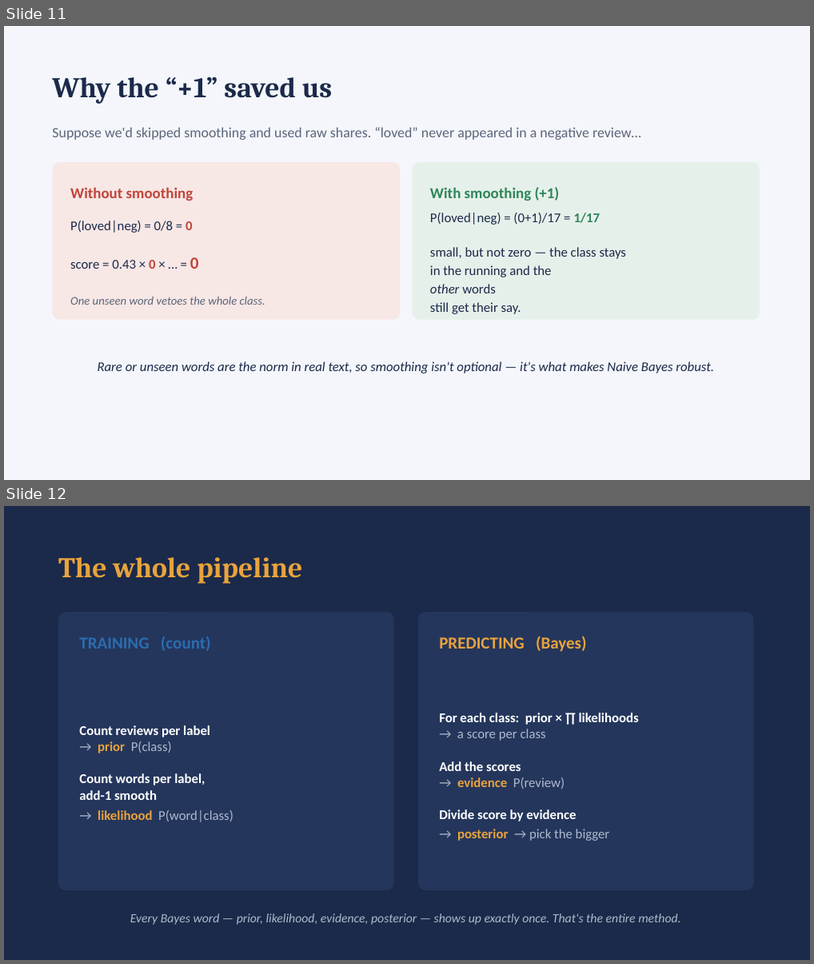
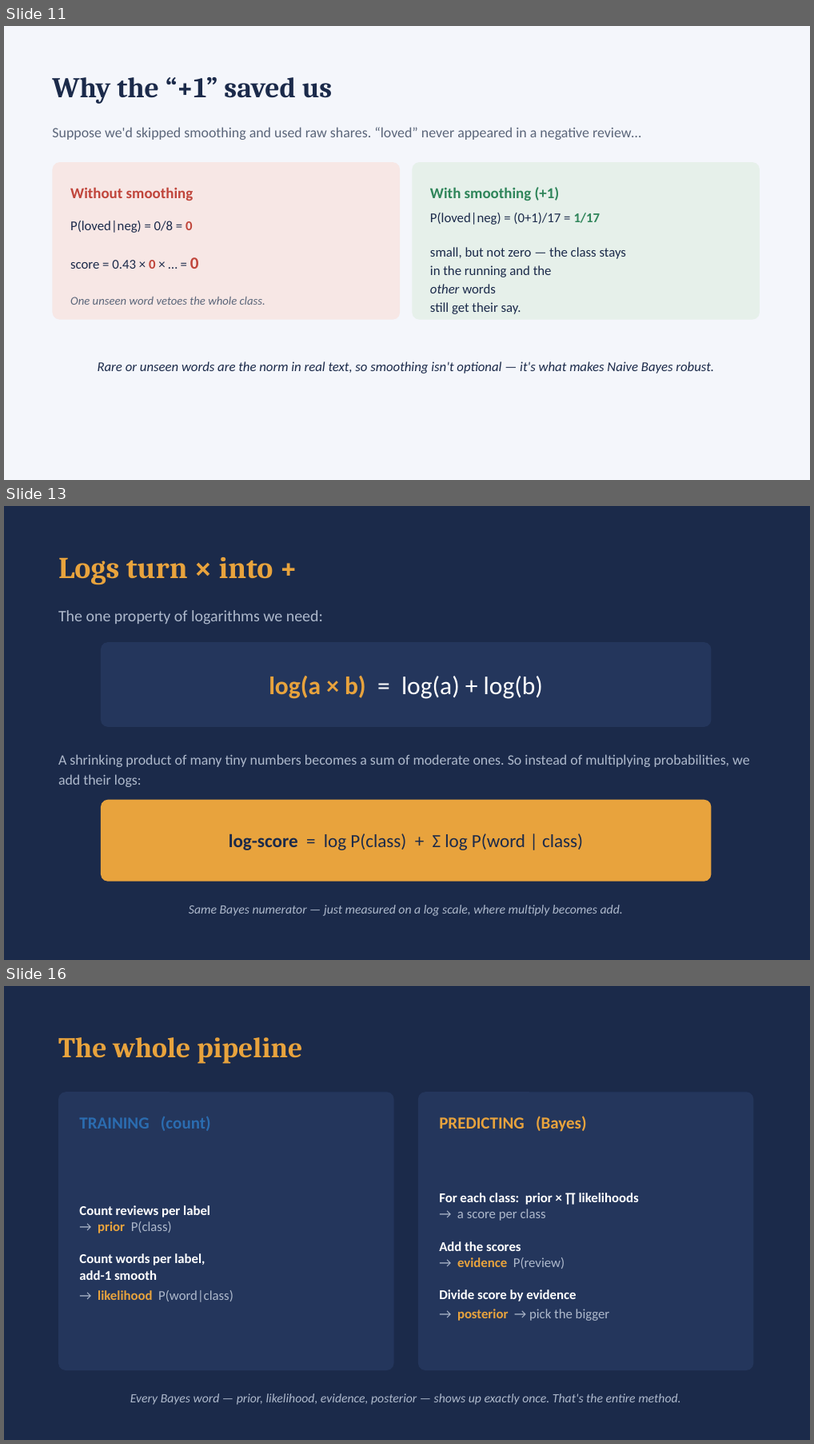
Before and after one commit to shripada/ame5003-nlp, a slide deck: slides/0016-naive-bayes-for-sentiment.pptx. Shown one above the other, each under a label of ours: slides 11 and 12 before the commit, slides 11, 13 and 16 after it; the slides between them are not shown. The pictures are 814x964 and 814x1444 pixels, drawn with LibreOffice and Linux fonts; fonts in the diff are those of the drawing. Boxes give left, top, right and bottom in pixels: in the first picture for what was removed or moved away, otherwise in the second. Text is boxed around its words. In the diff, an @@ line names an element or a change of style, - is before the commit and + after.

```diff
--- a/slides/0016-naive-bayes-for-sentiment.pptx
+++ b/slides/0016-naive-bayes-for-sentiment.pptx
@@ slide 13 added at (x1=4, y1=506, x2=810, y2=960), background #1B2A4A @@
@@ text added at (x1=58, y1=557, x2=274, y2=585), 36 pt, text #E8A33D, bold @@
+Logs turn × into +
@@ text added at (x1=58, y1=610, x2=323, y2=624), 19 pt, text #AEB9CC @@
+The one property of logarithms we need:
@@ rounded rectangle added at (x1=101, y1=642, x2=712, y2=727), fill #24365C @@
@@ text added at (x1=269, y1=676, x2=543, y2=699), 30 pt, text #FFFFFF @@
+log(a × b) = log(a) + log(b)
@@ text added at (x1=58, y1=754, x2=750, y2=787), 17 pt, text #AEB9CC @@
+A shrinking product of many tiny numbers becomes a sum of moderate ones. So instead of multiplying probabilities, we add their logs:
@@ rounded rectangle added at (x1=101, y1=800, x2=712, y2=881), fill #E8A33D @@
@@ text added at (x1=229, y1=833, x2=583, y2=850), 22 pt, text #1B2A4A @@
+log-score = log P(class) + Σ log P(word | class)
@@ text added at (x1=189, y1=904, x2=623, y2=916), 15 pt, text #AEB9CC, italic @@
+Same Bayes numerator — just measured on a log scale, where multiply becomes add.
@@ what was slide 12 is now slide 16 @@
```
Also in this commit, not shown: 3 other slides added, 1 other file.
